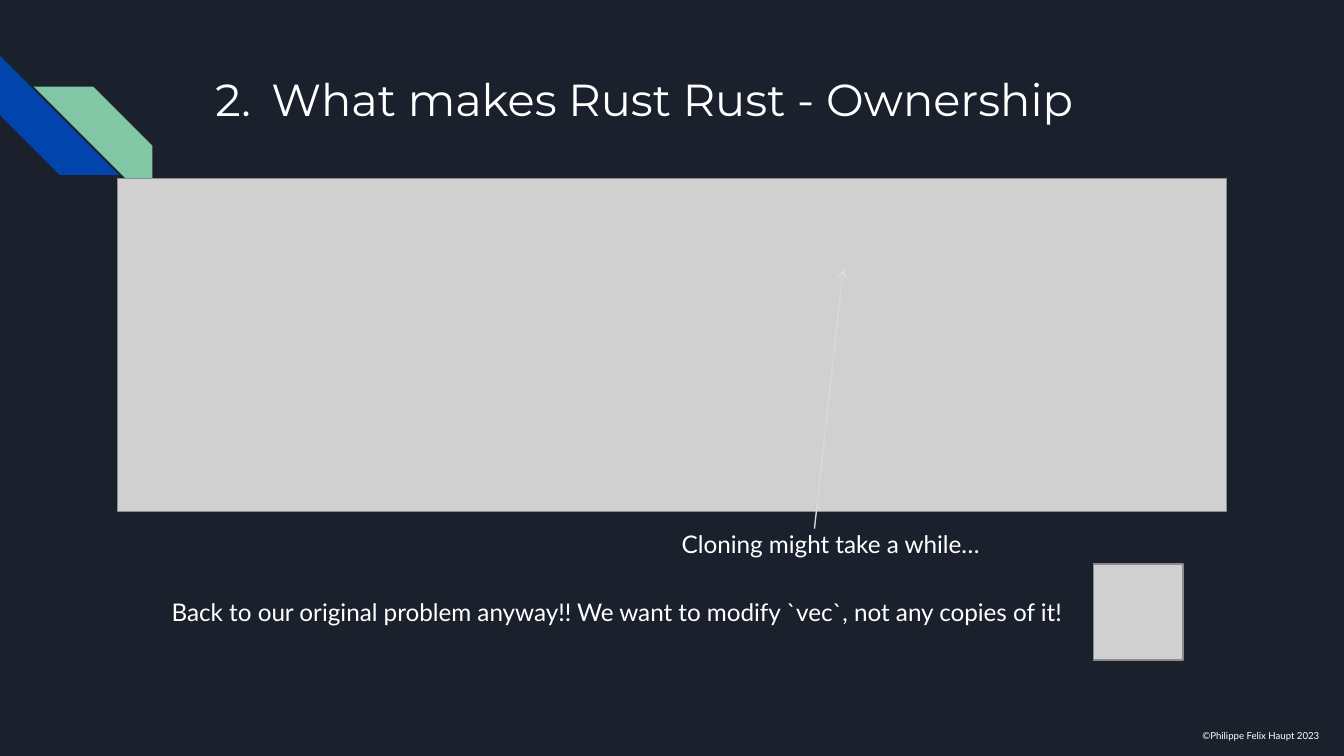
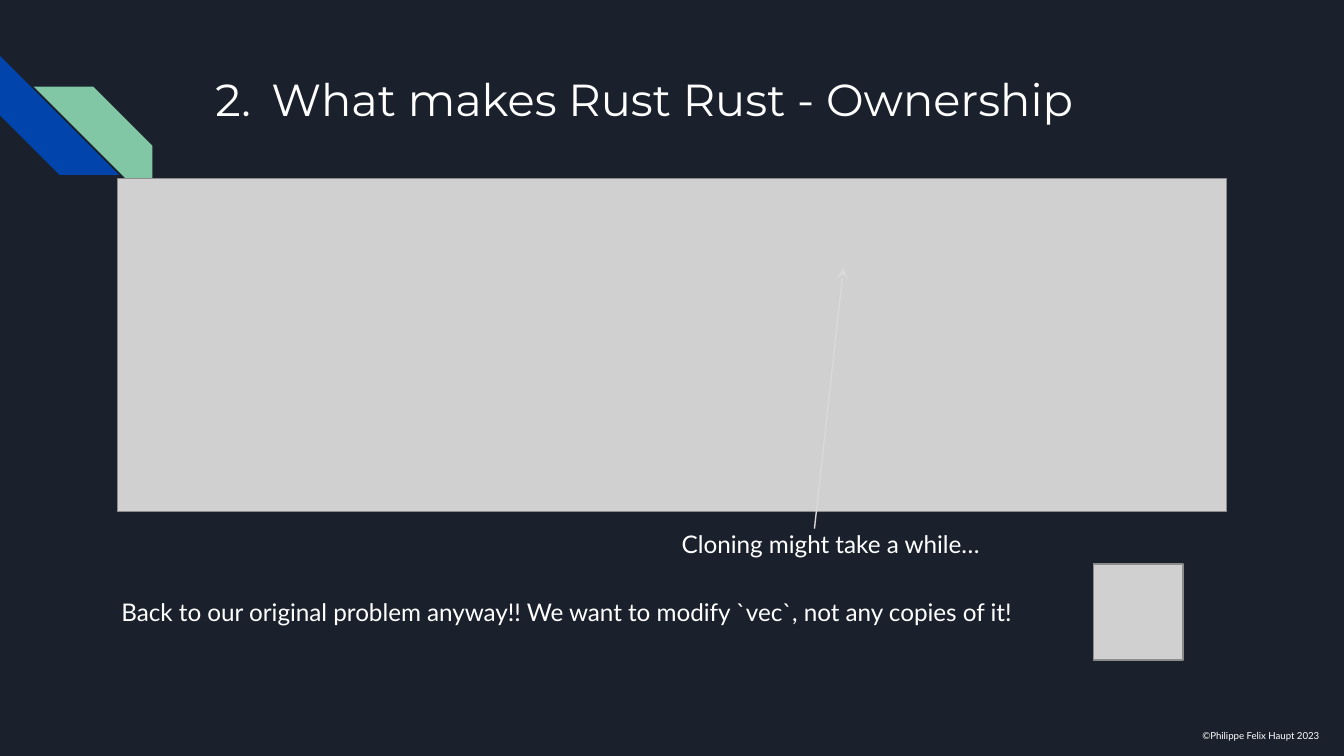
Before and after one commit to pfhaupt/progkurs, a slide deck: slide 91 of rust-beginner/session 05/05 - RUSTikales Rust for beginners.pptx. Drawn at 1344x756 pixels with LibreOffice and Linux fonts; fonts in the diff are those of the drawing; grey boxes stand for pictures. Boxes give left, top, right and bottom in pixels: in the first picture for what was removed or moved away, otherwise in the second. Text is boxed around its words. In the diff, an @@ line names an element or a change of style, - is before the commit and + after.

Commit message:
(Session 05) Fix formatting issues

```diff
--- a/rust-beginner/session 05/05 - RUSTikales Rust for beginners.pptx
+++ b/rust-beginner/session 05/05 - RUSTikales Rust for beginners.pptx
@@ text "Back to our original problem ...": place and size @@
-text "Back to our original problem ..." at (172,603,1062,626)
+text "Back to our original problem ..." at (121,603,1012,626)
```
